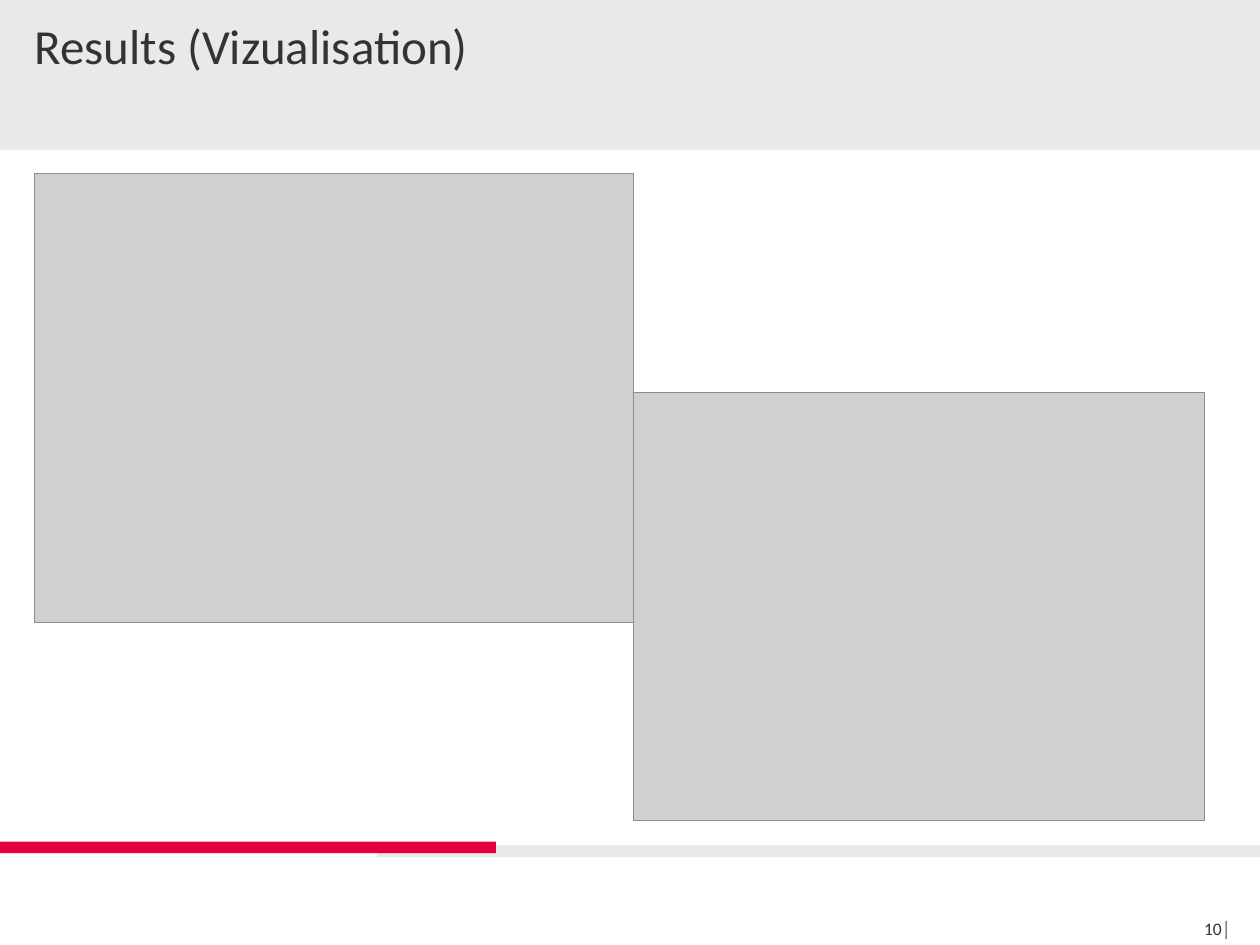
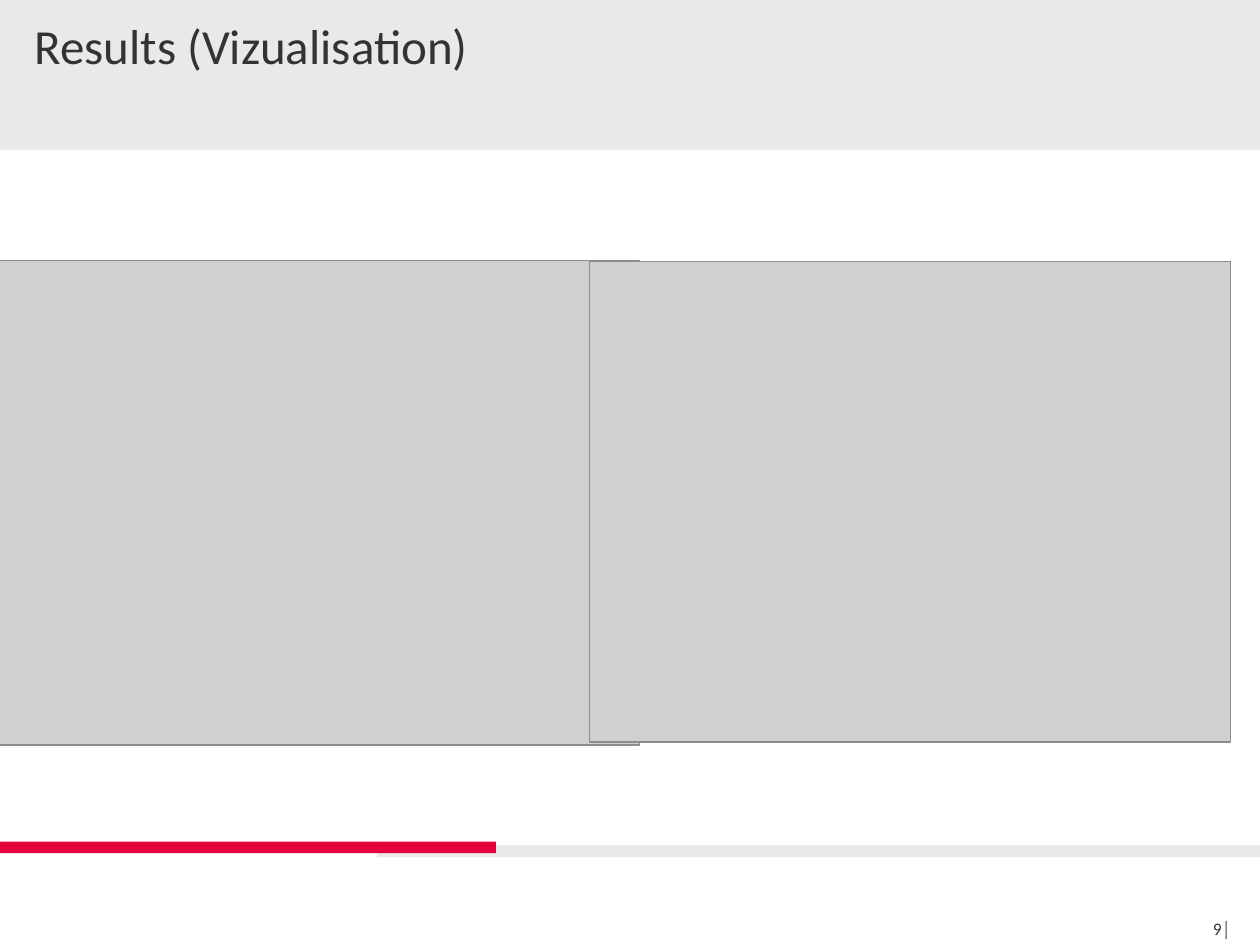
Before and after one commit to IceQueen1996/Masterarbeit, a slide deck: slide 9 of presentations/ProgressReport.pptx (slide 10 before the commit). Drawn at 1260x945 pixels with LibreOffice and Linux fonts; fonts in the diff are those of the drawing; grey boxes stand for pictures; background and template pictures are left out. Boxes give left, top, right and bottom in pixels: in the first picture for what was removed or moved away, otherwise in the second. Text is boxed around its words. In the diff, an @@ line names an element or a change of style, - is before the commit and + after.

```diff
--- a/presentations/ProgressReport.pptx
+++ b/presentations/ProgressReport.pptx
@@ picture: place and size @@
-picture at [34,174,634,624]
+picture at [0,261,640,745]
@@ picture: place and size @@
-picture at [634,393,1205,822]
+picture at [590,261,1231,742]
@@ page number at [1213,921,1231,939]: text changed @@
-10│
+9│
```
Also in this commit, not shown: 1 slide removed.
